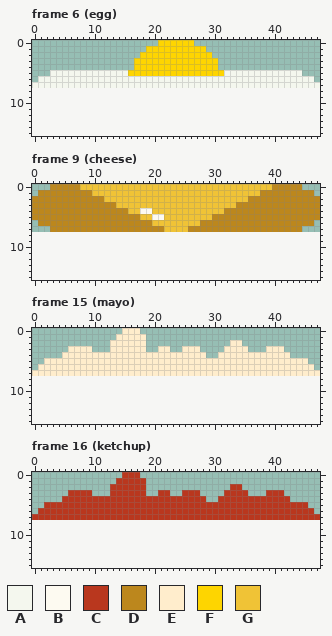
Edited in one commit: pixel-art file (assets/ingredients.ase). The picture above is the old version.
48x8 pixels, 16 frames. Shown: frame 6 (egg), frame 9 (cheese), frame 15 (mayo), frame 16 (ketchup). The old version is drawn lined up with the new one, on the new canvas. The commit also changed other frames, which this record leaves out.
Palette (. is transparent): A #f4f7ee  B #fdfaf1  C #b9371e  D #bc871d  E #ffedcc  F #fed500  G #f0c336
Pixels before, frame 6 (egg), first column x 0:
0 .....................FFFFFF.....................
1 ...................FFFFFFFFFF...................
2 ..................FFFFFFFFFFFF..................
3 .................FFFFFFFFFFFFFF.................
4 .................FFFFFFFFFFFFFF.................
5 ...AAAAAAAAAAAAAFFFFFFFFFFFFFFFFAAAAAAAAAAAAA...
6 .AAAAAAAAAAAAAAAAAAAAAAAAAAAAAAAAAAAAAAAAAAAAAA.
7 AAAAAAAAAAAAAAAAAAAAAAAAAAAAAAAAAAAAAAAAAAAAAAAA
Pixels before, frame 9 (cheese), first column x 0:
0 ...DDDDDGGGGGGGGGGGGGGGGGGGGGGGGGGGGGGGGDDDDD...
1 .DDDDDDDDDGGGGGGGGGGGGGGGGGGGGGGGGGGGGDDDDDDDDD.
2 DDDDDDDDDDDDGGGGGGGGGGGGGGGGGGGGGGGGDDDDDDDDDDDD
3 DDDDDDDDDDDDDDGGGGGGGGGGGGGGGGGGGGDDDDDDDDDDDDDD
4 DDDDDDDDDDDDDDDDGGBBGGGGGGGGGGGGDDDDDDDDDDDDDDDD
5 DDDDDDDDDDDDDDDDDDGGBBGGGGGGGGDDDDDDDDDDDDDDDDDD
6 .DDDDDDDDDDDDDDDDDDDGGGGGGGGDDDDDDDDDDDDDDDDDDD.
7 ...DDDDDDDDDDDDDDDDDDDGGGGDDDDDDDDDDDDDDDDDDD...
Pixels before, frame 15 (mayo), first column x 0:
0 ...............EEE..............................
1 ..............EEEEE.............................
2 .............EEEEEE..............EE.............
3 ......EEEE...EEEEEE..EE..EEE....EEEE...EEE......
4 .....EEEEEEEEEEEEEEEEEEEEEEEE..EEEEEEEEEEEE.....
5 ..EEEEEEEEEEEEEEEEEEEEEEEEEEEEEEEEEEEEEEEEEEEE..
6 .EEEEEEEEEEEEEEEEEEEEEEEEEEEEEEEEEEEEEEEEEEEEEE.
7 EEEEEEEEEEEEEEEEEEEEEEEEEEEEEEEEEEEEEEEEEEEEEEEE
Pixels before, frame 16 (ketchup), first column x 0:
0 ...............CCC..............................
1 ..............CCCCC.............................
2 .............CCCCCC..............CC.............
3 ......CCCC...CCCCCC..CC..CCC....CCCC...CCC......
4 .....CCCCCCCCCCCCCCCCCCCCCCCC..CCCCCCCCCCCC.....
5 ..CCCCCCCCCCCCCCCCCCCCCCCCCCCCCCCCCCCCCCCCCCCC..
6 .CCCCCCCCCCCCCCCCCCCCCCCCCCCCCCCCCCCCCCCCCCCCCC.
7 CCCCCCCCCCCCCCCCCCCCCCCCCCCCCCCCCCCCCCCCCCCCCCCC
And afterwards:
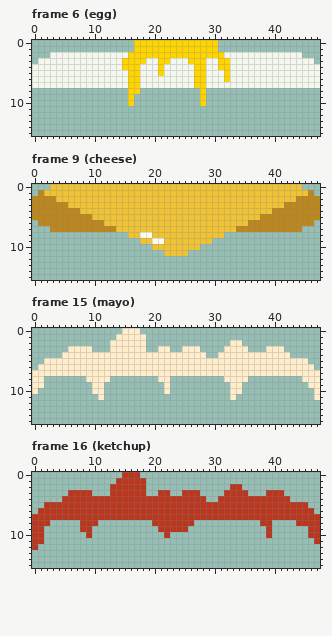
Commit message: [ingredients] Increase ingredient height to 16px
What changed:
canvas 48x8 -> 48x16
Frame 6 (egg):
The edit adds colour A in row 2 at x 3 to 15 and 32 to 44; in row 3 at x 1 to 14 and 33 to 46; in row 4 at x 0 to 14 and 33 to 47; in row 5 at x 0 to 2 and 45 to 47; in row 6 at x 0 and 47.
Colour F gives way to colour A in row 3 at x 19 to 20, 23 to 25 and 29 to 30; in row 4 at x 18 to 20, 22 to 26 and 29 to 30; in row 5 at x 18 to 20, 22 to 26 and 29 to 31.
The edit adds colour F in row 0 at x 17 to 20 and 27 to 30; in row 1 at x 17 to 18 and 29 to 30; in row 2 at x 16 to 17 and 30 to 31; in rows 3 to 4 at x 15 to 16 and 31 to 32; in row 8 at x 16 to 17 and 28; in rows 9 to 10 at x 16 and 28.
Colour A gives way to colour F in row 5 at x 32; in row 6 at x 16 to 17, 27 to 28 and 32; in row 7 at x 16 to 17 and 27 to 28.
Frame 9 (cheese):
The edit adds colour B in row 8 at x 18 to 19; in row 9 at x 20 to 21.
The edit adds colour G in row 8 at x 16 to 17 and 20 to 31; in row 9 at x 18 to 19 and 22 to 29; in row 10 at x 20 to 27; in row 11 at x 22 to 25.
Colour B gives way to colour G in row 4 at x 18 to 19; in row 5 at x 20 to 21.
Colour D gives way to colour G in row 0 at x 3 to 7 and 40 to 44; in row 1 at x 2 to 9 and 38 to 45; in row 2 at x 4 to 11 and 36 to 43; in row 3 at x 6 to 13 and 34 to 41; in row 4 at x 8 to 15 and 32 to 39; in row 5 at x 10 to 17 and 30 to 37.
Colour D gives way to colour G in row 6 at x 12 to 19 and 28 to 35; in row 7 at x 14 to 21 and 26 to 33.
Frame 15 (mayo):
The edit adds colour E in row 8 at x 0 to 1, 9 to 12, 21 to 22, 32 to 35 and 45 to 47; in row 9 at x 0 to 1, 10 to 11, 22, 33 to 34 and 46 to 47; in row 10 at x 0, 10 to 11, 22, 33 to 34 and 47; in row 11 at x 11, 33 and 47.
Frame 16 (ketchup):
The edit adds colour C in row 8 at x 0 to 2, 8 to 10, 20 to 26, 38 to 39 and 44 to 47; in row 9 at x 0 to 1, 8 to 9, 21 to 25, 39 and 46 to 47; in row 10 at x 0 to 1, 9, 22, 39 and 46 to 47; in row 11 at x 0 to 1 and 47; in row 12 at x 0.
